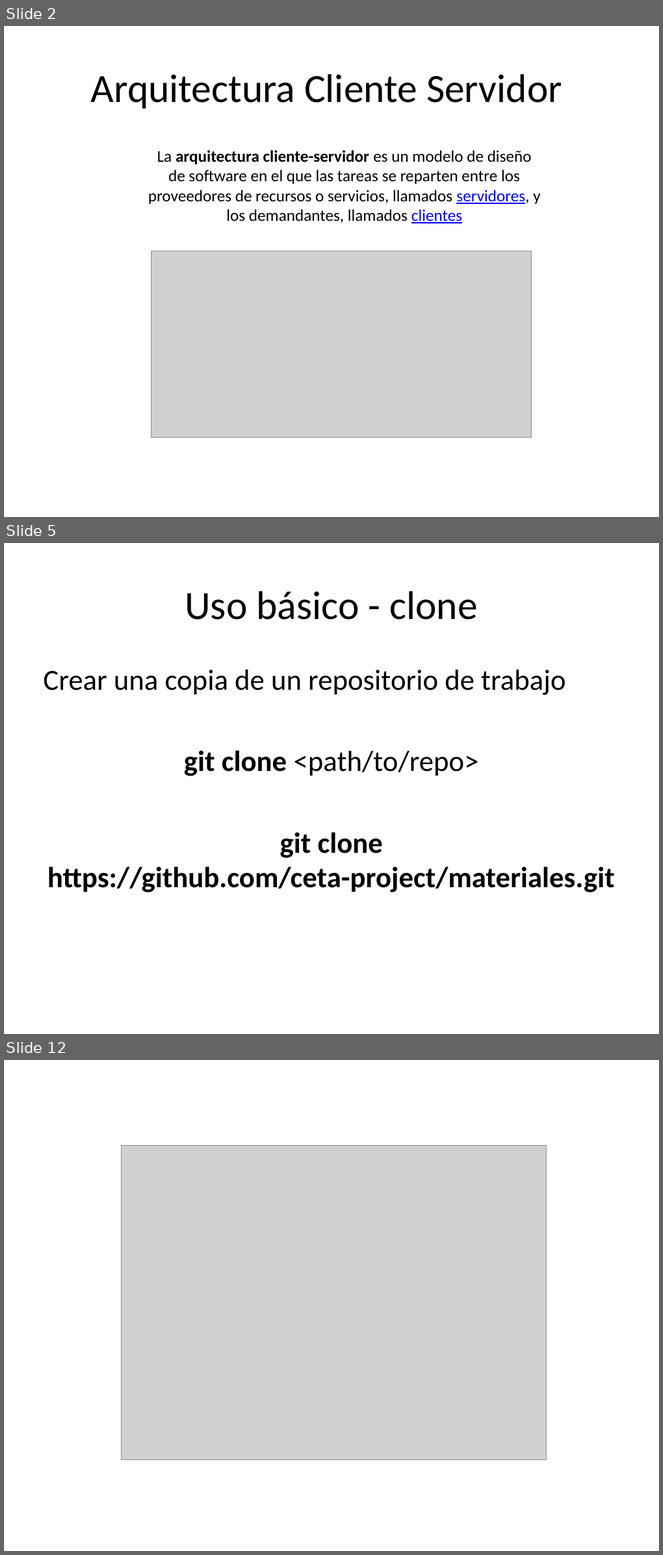
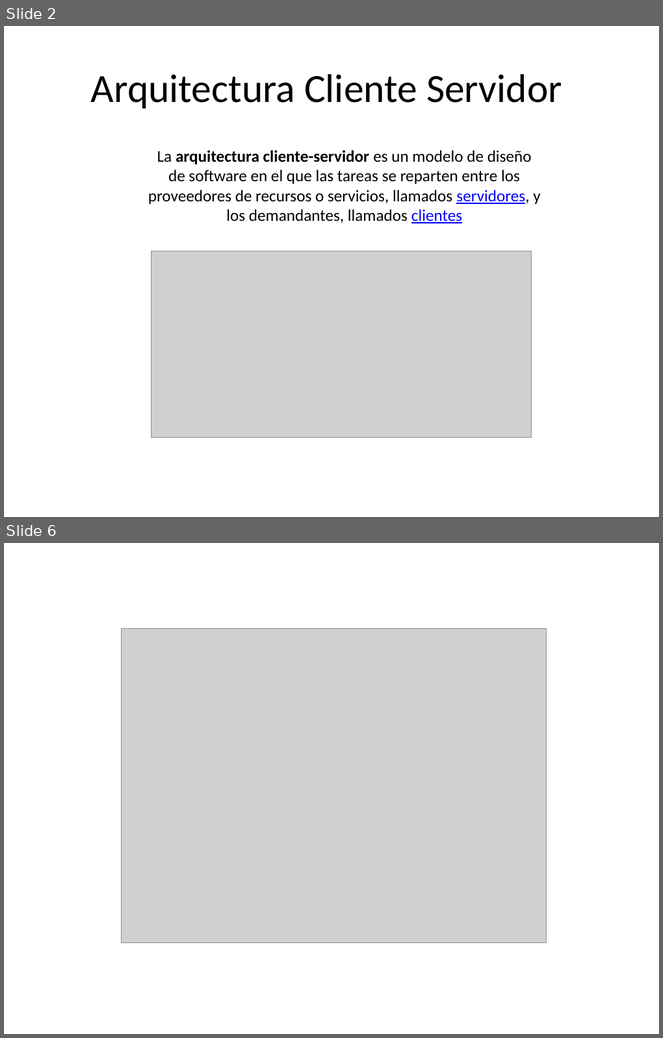
Before and after one commit to ceta-project/materiales, a slide deck: Ceta-02-CS-Http.pptx. Shown one above the other, each under a label of ours: slides 2, 5 and 12 before the commit, slides 2 and 6 after it; the slides between them are not shown. The pictures are 663x1555 and 663x1038 pixels, drawn with LibreOffice and Linux fonts; fonts in the diff are those of the drawing; grey boxes stand for pictures. Boxes give left, top, right and bottom in pixels: in the first picture for what was removed or moved away, otherwise in the second. Text is boxed around its words. In the diff, an @@ line names an element or a change of style, - is before the commit and + after.

```diff
--- a/Ceta-02-CS-Http.pptx
+++ b/Ceta-02-CS-Http.pptx
@@ slide 5 removed at [4, 543, 659, 1034], background #FFFFFF @@
@@ title removed at [185, 591, 478, 620] @@
-Uso básico - clone
@@ text removed at [43, 670, 615, 893] @@
-Crear una copia de un repositorio de trabajo
-git clone <path/to/repo>
-git clone https://github.com/ceta-project/materiales.git
@@ what was slide 12 is now slide 6 @@
```
Also in this commit, not shown: 2 slides changed, 1 slide added, 6 other slides removed, 1 other file.
